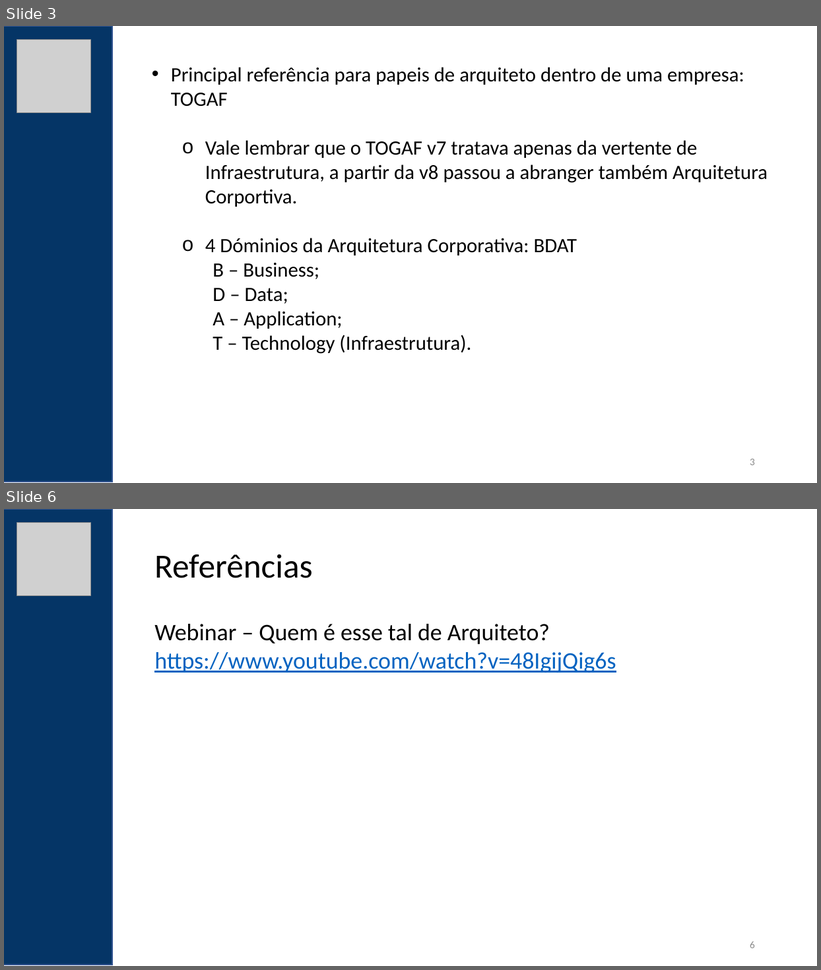
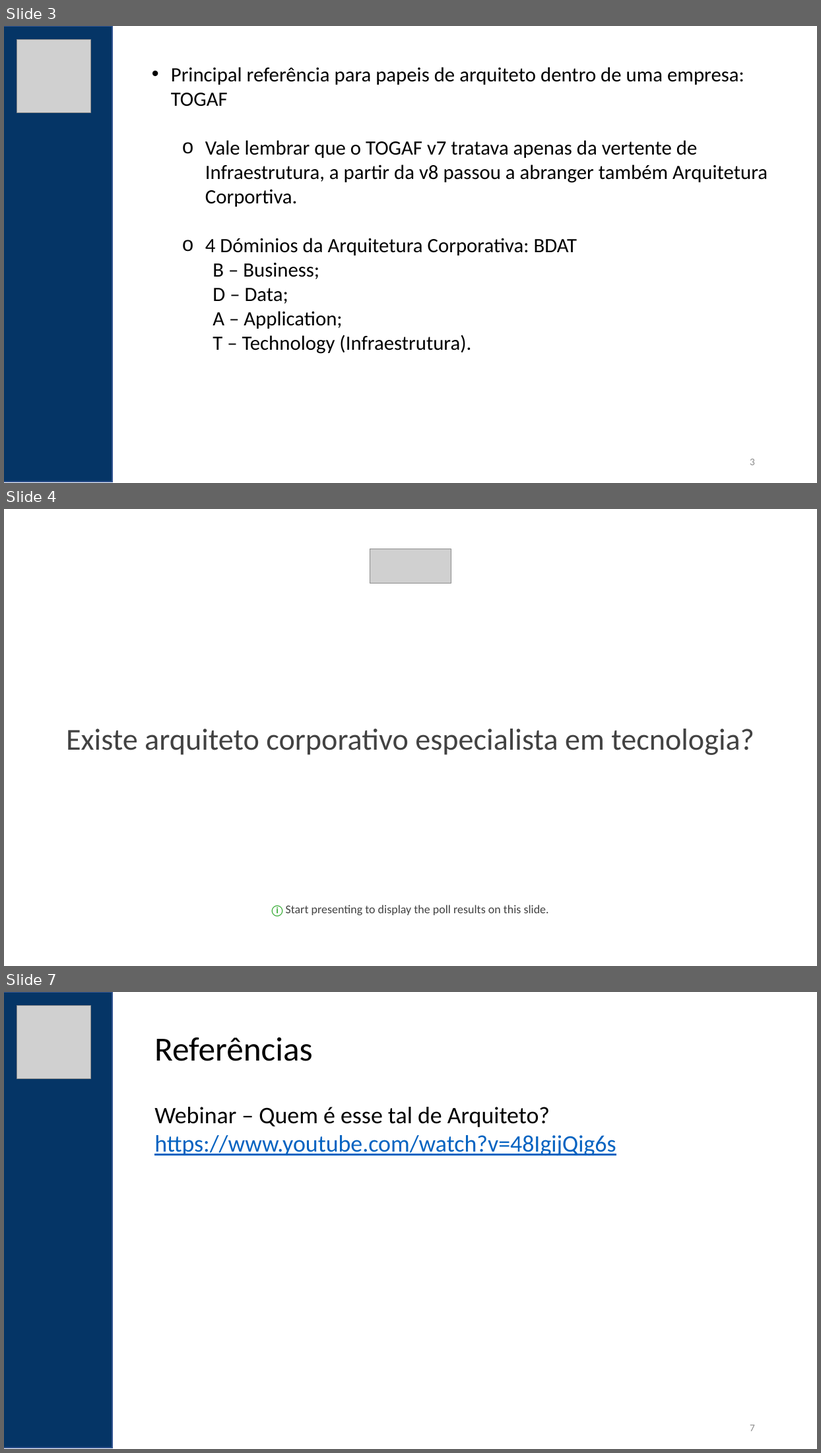
Before and after one commit to felipementel/inefnet-arq-corp, a slide deck: PGPARQ01C1-2N-P1-Arquitetura-Corporativa.pptx. Shown one above the other, each under a label of ours: slides 3 and 6 before the commit, slides 3, 4 and 7 after it; the slides between them are not shown. The pictures are 821x970 and 821x1453 pixels, drawn with LibreOffice and Linux fonts; fonts in the diff are those of the drawing; grey boxes stand for pictures. Boxes give left, top, right and bottom in pixels: in the first picture for what was removed or moved away, otherwise in the second. Text is boxed around its words. In the diff, an @@ line names an element or a change of style, - is before the commit and + after.

```diff
--- a/PGPARQ01C1-2N-P1-Arquitetura-Corporativa.pptx
+++ b/PGPARQ01C1-2N-P1-Arquitetura-Corporativa.pptx
@@ slide 4 added at (4,509,817,966), background #FFFFFF @@
@@ picture added at (370,549,451,584) @@
@@ rectangle added at (4,624,817,852), fill #FFFFFF, outline #FFFFFF 1 pt, 36 pt, text #424242 @@
+Existe arquiteto corporativo especialista em tecnologia?
@@ text added at (272,905,549,917), 14 pt, text #424242 @@
+ⓘ Start presenting to display the poll results on this slide.
@@ what was slide 6 is now slide 7 @@
@@ page number at (750,1425,755,1432): text changed @@
-6
+7
```
Also in this commit, not shown: 2 slides changed, 1 other slide added, 1 slide removed.
